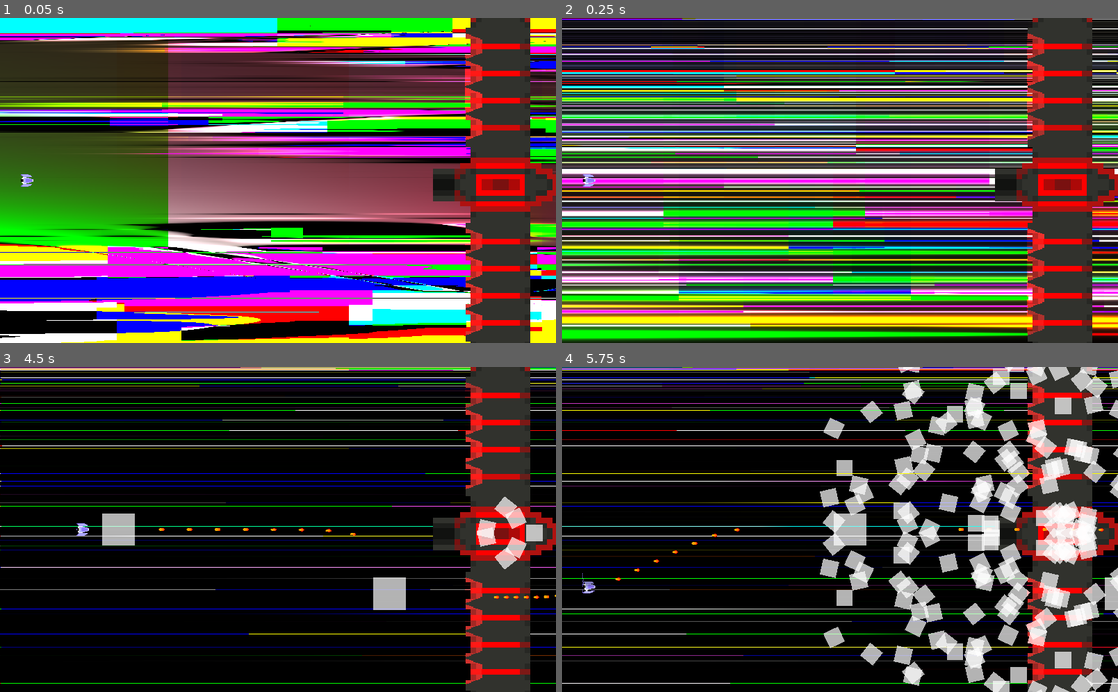
Above: before the commit, frames 1-4 (two rows, left to right).
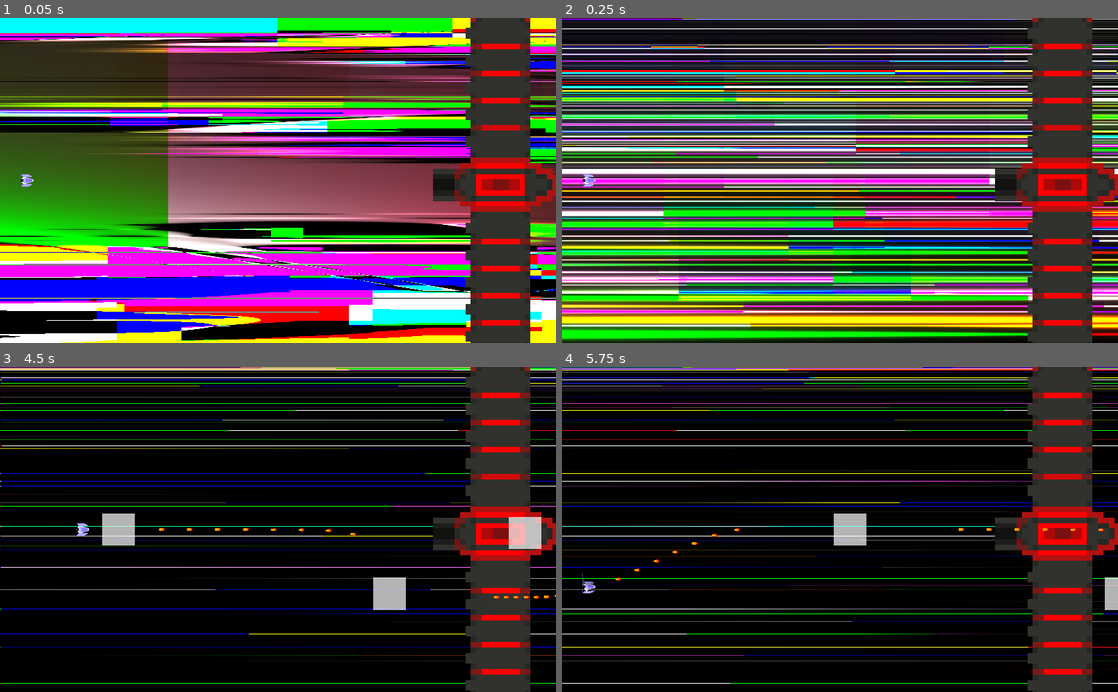
Above: after the commit, the same moments.

Repository: pigslyer/SlipspaceEscapades
Game: Godot game, scene res://Scenes/World.tscn
Two runs of this game, one before a commit and one after it. Both use one fixed random seed, a clock stepped at 60 frames per second and the inputs below.
Inputs:
- Up to frame 1 (0.05 s): no input
- Up to frame 2 (0.25 s): no input
- Up to frame 3 (4.5 s): tap Enter (ui_accept) at 0.5, 0.77, 1.52, 3.02, 3.77 s; hold D (move_right) 0.53-1.28 s; hold Space (shoot) 0.53-1.28 s; hold S (move_down) 1.28-2.03 s; tap Q (test_powerup) at 1.35, 2.85, 4.35 s; hold D (move_right) 2.03-2.78 s; hold Space (shoot) 2.03-2.78 s; hold W (move_up) 2.78-3.53 s; hold Space (shoot) 3.53-4.28 s; hold A (move_left) from 3.53 s (still down)
- Up to frame 4 (5.75 s): tap Enter (ui_accept) at 4.52 s; release A (move_left) at 5.03 s; hold S (move_down) from 5.03 s (still down); hold Space (shoot) from 5.03 s (still down)

The runs differ from the first frame. In frame 1, 1.2% of the frame differs, in the area x 83-87%, y 4-98%; in frame 2, 1.4%; in frame 3, 2.0%; in frame 4, 19%, in the area x 46-100%, y 0-100%.
Error after the commit: Invalid get index 'FRACTAL_TIME' (on base: 'null instance'). (res://Scripts/Powerups/FractalMissile.gd:15)

Commit message:
Plasma siege ship

Diff:
--- a/Assets/Asset Scenes/BigBoyModel.tscn
+++ b/Assets/Asset Scenes/BigBoyModel.tscn
@@ -1,9 +1,7 @@
-[gd_scene load_steps=6 format=2]
+[gd_scene load_steps=4 format=2]
 
 [ext_resource path="res://Assets/Asset Scenes/BigBoyModel.gd" type="Script" id=1]
 [ext_resource path="res://Assets/Sprites/BigBoyMoving.png" type="Texture" id=2]
-[ext_resource path="res://Assets/Sprites/BigBoyLight.png" type="Texture" id=3]
-[ext_resource path="res://Assets/Asset Scenes/Flicker.tscn" type="PackedScene" id=4]
 
 [sub_resource type="AtlasTexture" id=1]
 atlas = ExtResource( 2 )
@@ -50,78 +48,3 @@
 
 [node name="Position2D10" type="Position2D" parent="Sprite/MissileArray"]
 position = Vector2( 5.6, -28 )
-
-[node name="Lights" type="Node2D" parent="Sprite"]
-scale = Vector2( 0.1, 0.1 )
-
-[node name="Flicker" parent="Sprite/Lights" instance=ExtResource( 4 )]
-position = Vector2( 40, -106 )
-texture = ExtResource( 3 )
-texture_scale = 1.6
-color = Color( 1, 0, 0, 1 )
-flickerAmount = 10
-minValue = 1.0
-maxValue = 2.5
-
-[node name="Flicker2" parent="Sprite/Lights" instance=ExtResource( 4 )]
-position = Vector2( 40, -156 )
-texture = ExtResource( 3 )
-texture_scale = 1.6
-color = Color( 1, 0, 0, 1 )
-flickerAmount = 10
-minValue = 1.0
-maxValue = 2.5
-
-[node name="Flicker3" parent="Sprite/Lights" instance=ExtResource( 4 )]
-position = Vector2( 40, -206 )
-texture = ExtResource( 3 )
-texture_scale = 1.6
-color = Color( 1, 0, 0, 1 )
-flickerAmount = 10
-minValue = 1.0
-maxValue = 2.5
-
-[node name="Flicker4" parent="Sprite/Lights" instance=ExtResource( 4 )]
-position = Vector2( 40, -256 )
-texture = ExtResource( 3 )
-texture_scale = 1.6
-color = Color( 1, 0, 0, 1 )
-flickerAmount = 10
-minValue = 1.0
-maxValue = 2.5
-
-[node name="Flicker5" parent="Sprite/Lights" instance=ExtResource( 4 )]
-position = Vector2( 40, 254 )
-texture = ExtResource( 3 )
-texture_scale = 1.6
-color = Color( 1, 0, 0, 1 )
-flickerAmount = 10
-minValue = 1.0
-maxValue = 2.5
-
-[node name="Flicker6" parent="Sprite/Lights" instance=ExtResource( 4 )]
-position = Vector2( 40, 204 )
-texture = ExtResource( 3 )
-texture_scale = 1.6
-color = Color( 1, 0, 0, 1 )
-flickerAmount = 10
-minValue = 1.0
-maxValue = 2.5
-
-[node name="Flicker7" parent="Sprite/Lights" instance=ExtResource( 4 )]
-position = Vector2( 40, 154 )
-texture = ExtResource( 3 )
-texture_scale = 1.6
-color = Color( 1, 0, 0, 1 )
-flickerAmount = 10
-minValue = 1.0
-maxValue = 2.5
-
-[node name="Flicker8" parent="Sprite/Lights" instance=ExtResource( 4 )]
-position = Vector2( 40, 104 )
-texture = ExtResource( 3 )
-texture_scale = 1.6
-color = Color( 1, 0, 0, 1 )
-flickerAmount = 10
-minValue = 1.0
-maxValue = 2.5
--- /dev/null
+++ b/Assets/Asset Scenes/PlasmaSiegeShipModel.gd
@@ -0,0 +1,12 @@
+extends Sprite
+
+var _rightSide: bool = false;
+
+func SetSideRight(isRight: bool) -> void:
+	_rightSide = isRight;
+
+func GetCannonPositions() -> Array:
+	if (_rightSide):
+		return $RightSide.get_children();
+
+	return $LeftSide.get_children();
--- /dev/null
+++ b/Assets/Asset Scenes/PlasmaSiegeShipModel.tscn
@@ -0,0 +1,64 @@
+[gd_scene load_steps=4 format=2]
+
+[ext_resource path="res://Assets/Asset Scenes/TronTrail.tscn" type="PackedScene" id=1]
+[ext_resource path="res://Assets/Sprites/PlasmaSiegeShip.png" type="Texture" id=2]
+[ext_resource path="res://Assets/Asset Scenes/PlasmaSiegeShipModel.gd" type="Script" id=3]
+
+[node name="PlasmaSiegeShip" type="Sprite"]
+texture = ExtResource( 2 )
+script = ExtResource( 3 )
+
+[node name="LeftSide" type="Node2D" parent="."]
+
+[node name="Position2D" type="Position2D" parent="LeftSide"]
+position = Vector2( -5.5, -20 )
+
+[node name="Position2D2" type="Position2D" parent="LeftSide"]
+position = Vector2( 0.5, -19 )
+
+[node name="Position2D3" type="Position2D" parent="LeftSide"]
+position = Vector2( 6.5, -18 )
+
+[node name="RightSide" type="Node2D" parent="."]
+scale = Vector2( 1, -1 )
+
+[node name="Position2D" type="Position2D" parent="RightSide"]
+position = Vector2( -5.5, -20 )
+
+[node name="Position2D2" type="Position2D" parent="RightSide"]
+position = Vector2( 0.5, -19 )
+
+[node name="Position2D3" type="Position2D" parent="RightSide"]
+position = Vector2( 6.5, -18 )
+
+[node name="Trails" type="Node2D" parent="."]
+
+[node name="TronTrail" parent="Trails" instance=ExtResource( 1 )]
+show_behind_parent = true
+position = Vector2( -11, -14 )
+trailColor = Color( 1, 0.631373, 0, 0 )
+
+[node name="TronTrail2" parent="Trails" instance=ExtResource( 1 )]
+show_behind_parent = true
+position = Vector2( -11, -11 )
+trailColor = Color( 1, 0.631373, 0, 0 )
+
+[node name="TronTrail3" parent="Trails" instance=ExtResource( 1 )]
+show_behind_parent = true
+position = Vector2( -11, -2 )
+trailColor = Color( 1, 0.631373, 0, 0 )
+
+[node name="TronTrail4" parent="Trails" instance=ExtResource( 1 )]
+show_behind_parent = true
+position = Vector2( -11, 2 )
+trailColor = Color( 1, 0.631373, 0, 0 )
+
+[node name="TronTrail5" parent="Trails" instance=ExtResource( 1 )]
+show_behind_parent = true
+position = Vector2( -11, 11 )
+trailColor = Color( 1, 0.631373, 0, 0 )
+
+[node name="TronTrail6" parent="Trails" instance=ExtResource( 1 )]
+show_behind_parent = true
+position = Vector2( -11, 14 )
+trailColor = Color( 1, 0.631373, 0, 0 )
--- a/Scenes/Powerups/BFL.tscn
+++ b/Scenes/Powerups/BFL.tscn
@@ -1,10 +1,28 @@
-[gd_scene load_steps=4 format=2]
+[gd_scene load_steps=6 format=2]
 
 [ext_resource path="res://Assets/pixel.png" type="Texture" id=1]
 [ext_resource path="res://Scripts/Powerups/BFL.gd" type="Script" id=2]
 
 [sub_resource type="RectangleShape2D" id=1]
 extents = Vector2( 500, 2 )
+
+[sub_resource type="Shader" id=2]
+code = "shader_type canvas_item;
+
+float GetDistance(vec2 uv)
+{
+	return clamp((1.0 - abs(0.5 - uv.y)) + (0.5 - sin(-TIME * 4.0 + uv.x * 10.0)), 0.0, 1.0);
+}
+
+void fragment()
+{
+	COLOR = texture(TEXTURE, UV);
+
+	COLOR.a = GetDistance(UV);
+}"
+
+[sub_resource type="ShaderMaterial" id=3]
+shader = SubResource( 2 )
 
 [node name="BFL" type="Area2D"]
 collision_layer = 0
@@ -17,6 +35,7 @@
 
 [node name="Pixel" type="Sprite" parent="."]
 modulate = Color( 1, 0, 0, 1 )
+material = SubResource( 3 )
 position = Vector2( 500, 0 )
 scale = Vector2( 1000, 4 )
 z_index = -1
--- a/project.godot
+++ b/project.godot
@@ -53,10 +53,6 @@
 config/name="SlipspaceEscapades"
 run/main_scene="res://Scenes/World.tscn"
 config/icon="res://icon.png"
-
-[autoload]
-
-MissilePowerupVariables="*res://Scripts/Powerups/MissilePowerupVariables.gd"
 
 [display]
 
@@ -132,8 +128,7 @@
 2d_physics/layer_4="Asteroid"
 2d_physics/layer_5="PlayerLimit"
 2d_physics/layer_6="PowerUp"
-2d_physics/layer_7="FriendlyBullet"
-2d_physics/layer_8="EnemyBullet"
+2d_physics/layer_7="Bullet"
 
 [physics]
 
Binary file added: Assets/Sprites/PlasmaSiegeShip.png
Not shown, added: Assets/Sprites/PlasmaSiegeShip.png.import
Not shown, added: Assets/Sprites/PlasmaSiegeShip.pdn
